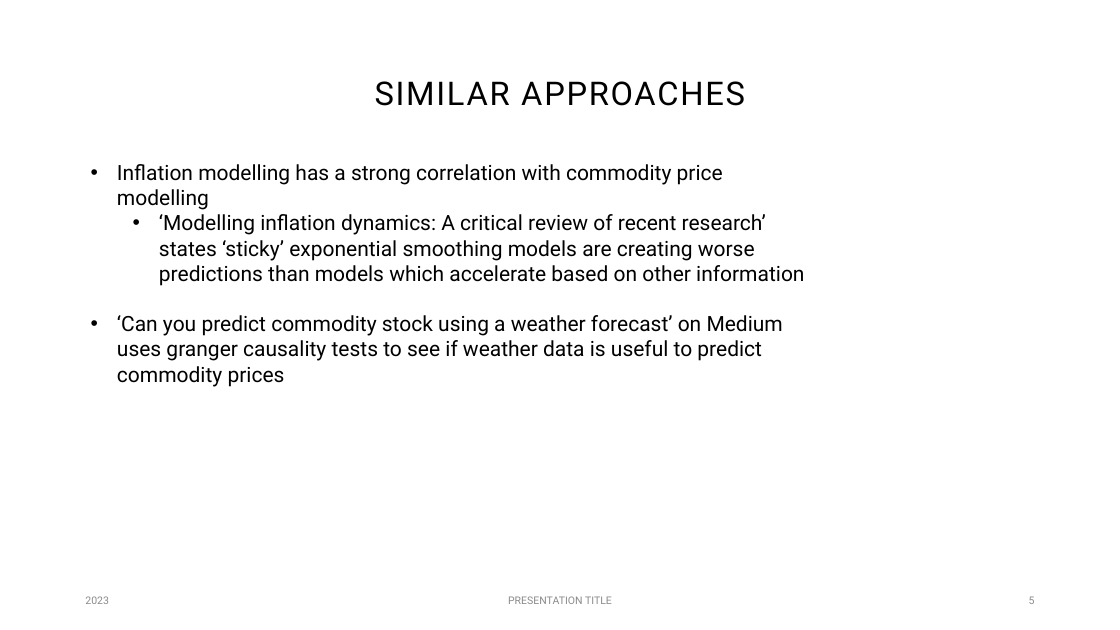
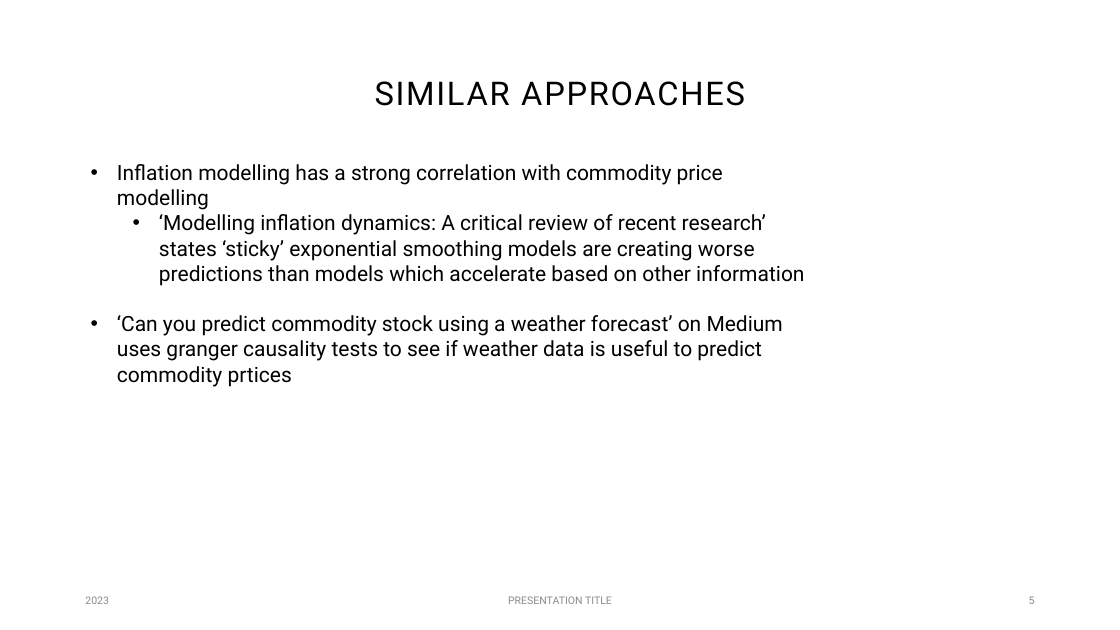
Before and after one commit to radebajic/MGT6203, a slide deck: slide 5 of Proposal Presentation/Proposal presentation.pptx. Drawn at 1120x630 pixels with LibreOffice and Linux fonts; fonts in the diff are those of the drawing. Boxes give left, top, right and bottom in pixels: in the first picture for what was removed or moved away, otherwise in the second. Text is boxed around its words. In the diff, an @@ line names an element or a change of style, - is before the commit and + after.

```diff
--- a/Proposal Presentation/Proposal presentation.pptx
+++ b/Proposal Presentation/Proposal presentation.pptx
@@ text at <box>117,315,783,387</box>: text changed @@
-• ‘Can you predict commodity stock using a weather forecast’ on Medium uses granger causality tests to see if weather data is useful to predict commodity prices
+• ‘Can you predict commodity stock using a weather forecast’ on Medium uses granger causality tests to see if weather data is useful to predict commodity prtices
```
Also in this commit, not shown: 1 other file.
